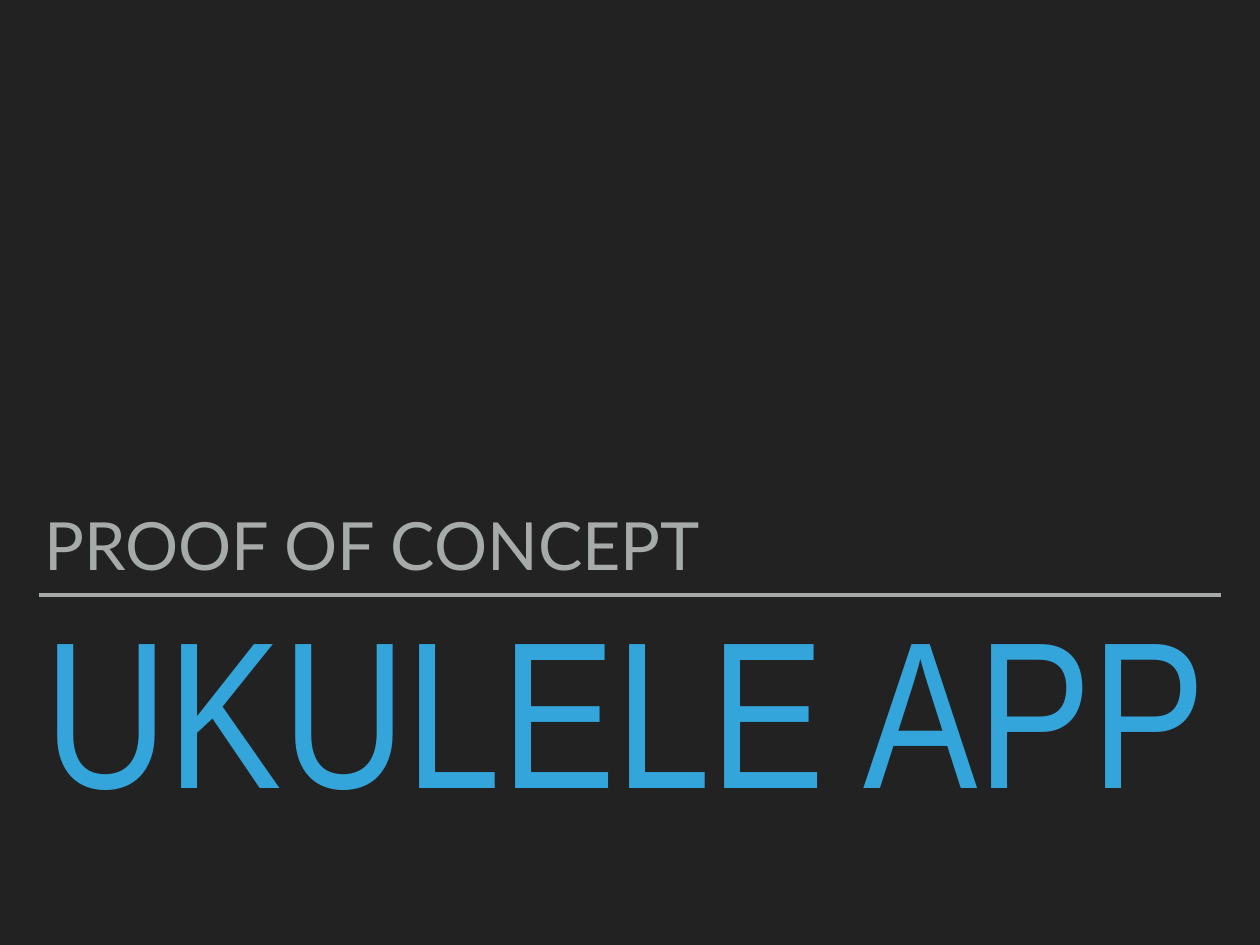
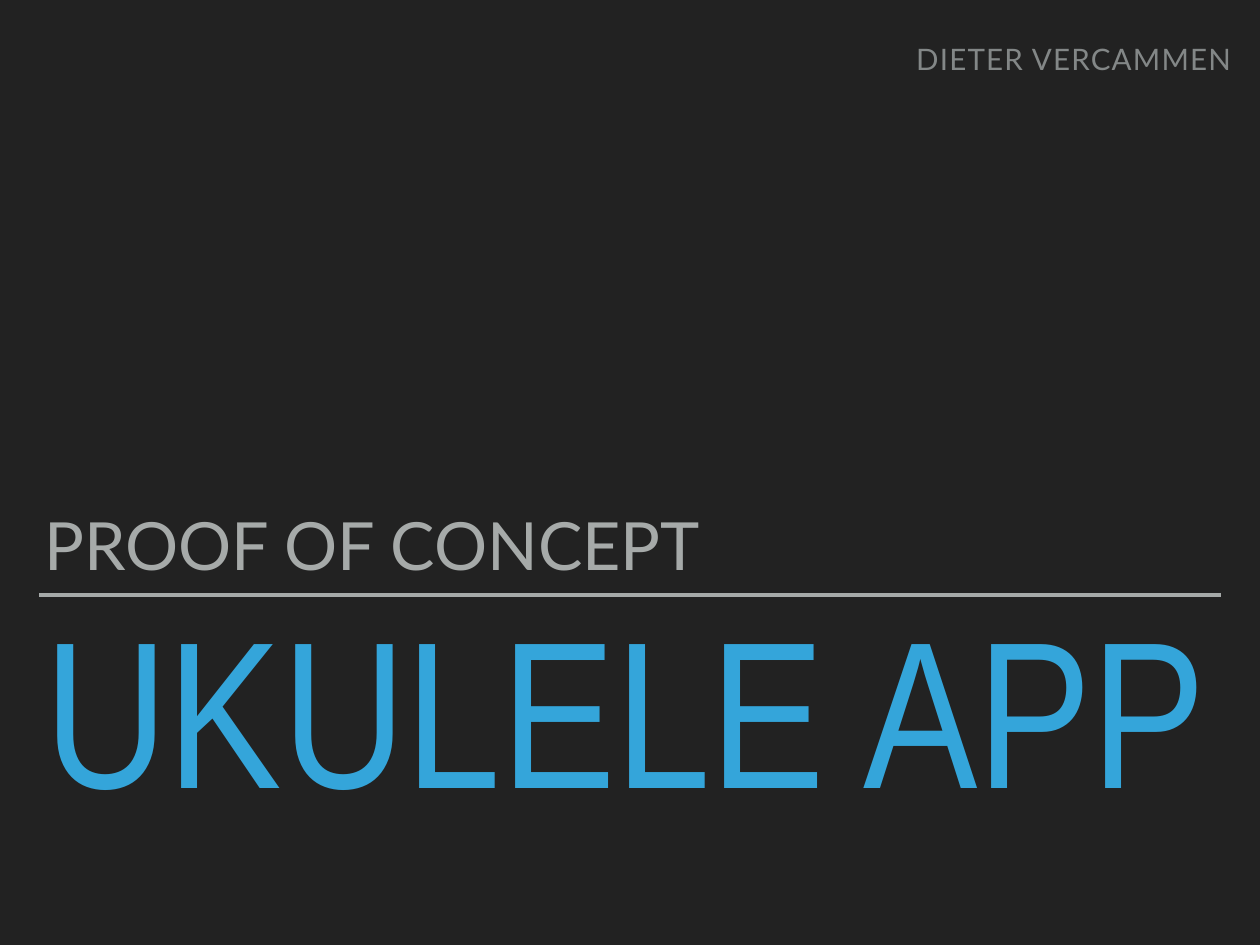
Before and after one commit to DieterVercammen/LightOrchestra, a slide deck: slide 1 of slidedeck.pptx. Drawn at 1260x945 pixels with LibreOffice and Linux fonts; fonts in the diff are those of the drawing. Boxes give left, top, right and bottom in pixels: in the first picture for what was removed or moved away, otherwise in the second. Text is boxed around its words. In the diff, an @@ line names an element or a change of style, - is before the commit and + after.

```diff
--- a/slidedeck.pptx
+++ b/slidedeck.pptx
@@ text added at bbox=[916, 49, 1231, 70], 24 pt, text #838787 @@
+DIETER VERCAMMEN
```
Also in this commit, not shown: 4 other slides changed, 1 other file.
